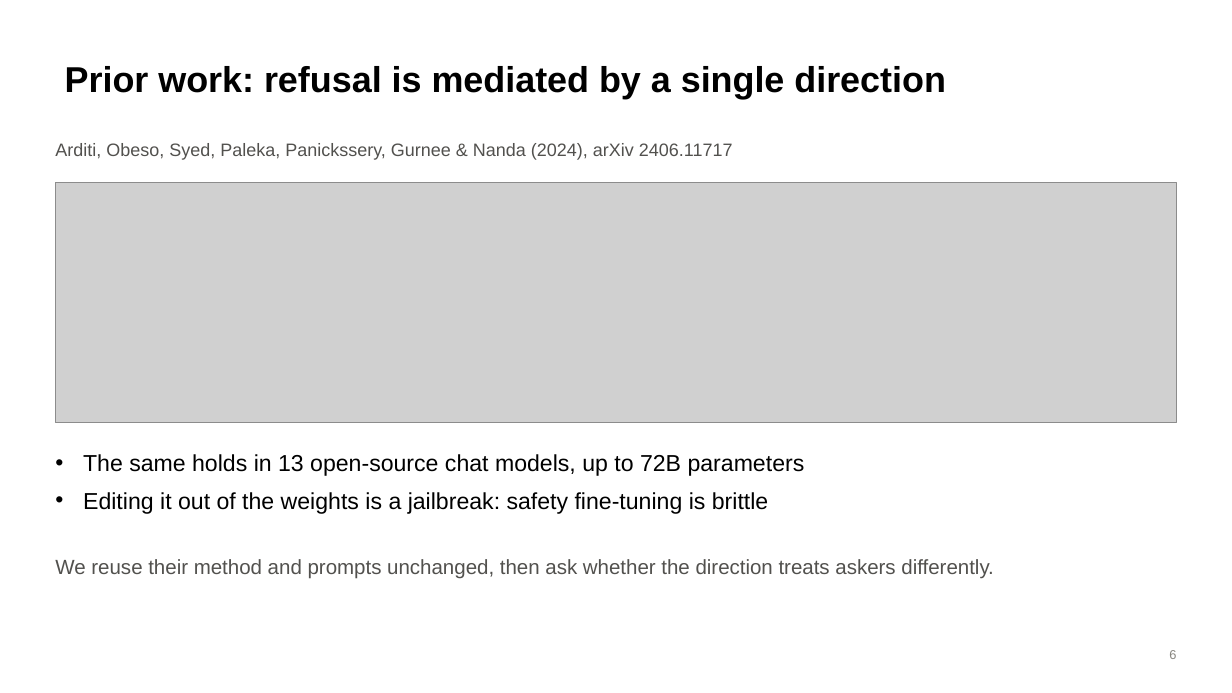
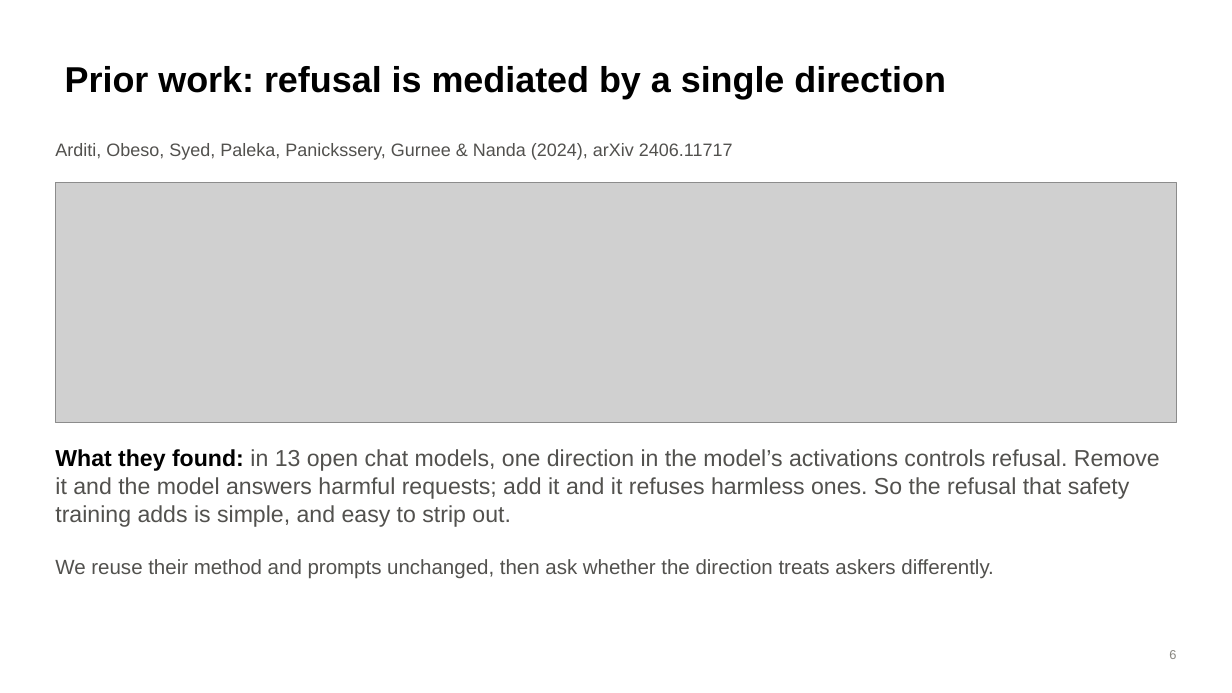
Before and after one commit to brow4623/ai-safety-democracy, a slide deck: slide 6 of slides/refusal-geometry-slides.pptx. Drawn at 1232x693 pixels with LibreOffice and Linux fonts; fonts in the diff are those of the drawing; grey boxes stand for pictures. Boxes give left, top, right and bottom in pixels: in the first picture for what was removed or moved away, otherwise in the second. Text is boxed around its words. In the diff, an @@ line names an element or a change of style, - is before the commit and + after.

```diff
--- a/slides/refusal-geometry-slides.pptx
+++ b/slides/refusal-geometry-slides.pptx
@@ text at bbox=[55, 449, 1160, 527]: text changed; text colour #000000 to #52514E @@
-• The same holds in 13 open-source chat models, up to 72B parameters
-• Editing it out of the weights is a jailbreak: safety fine-tuning is brittle
+What they found: in 13 open chat models, one direction in the model’s activations controls refusal. Remove it and the model answers harmful requests; add it and it refuses harmless ones. So the refusal that safety training adds is simple, and easy to strip out.
```
Also in this commit, not shown: 7 other slides changed, 8 slides added, 7 slides removed, 2 other files.
